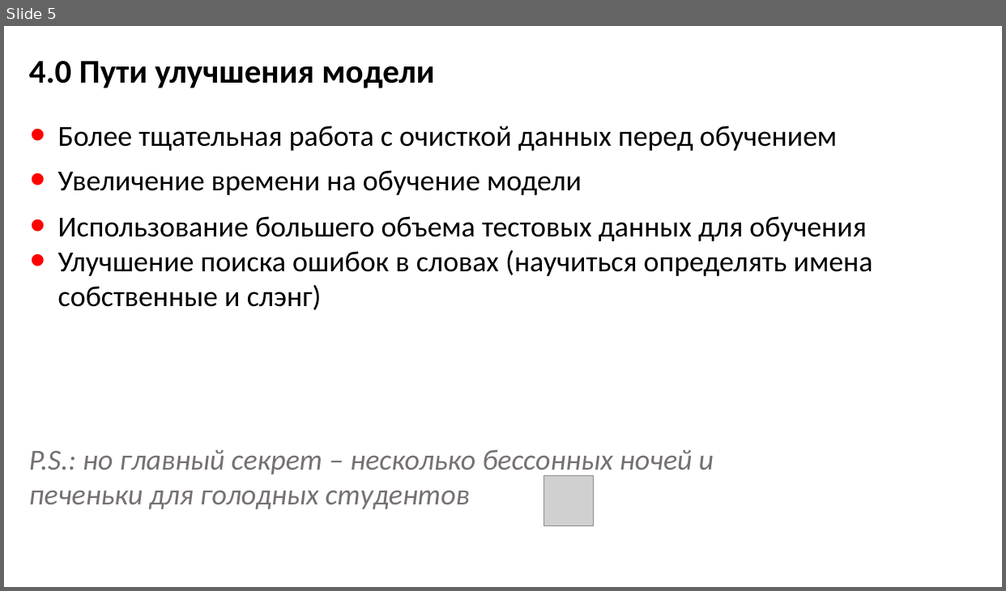
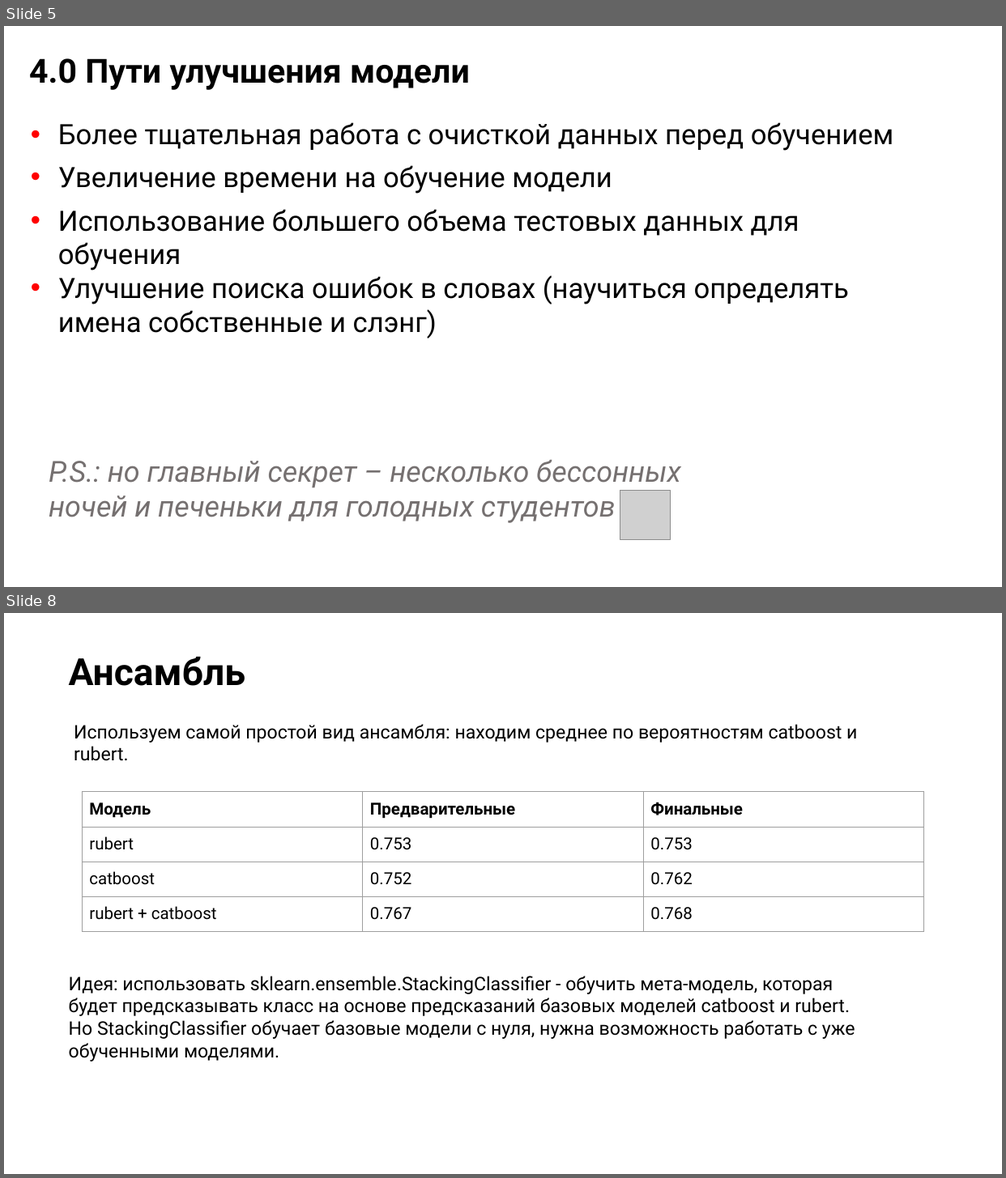
Before and after one commit to CleverShovel/iprofihack-clever, a slide deck: Преза.pptx. Shown one above the other, each under a label of ours: slide 5 before the commit, slides 5 and 8 after it; the slides between them are not shown. The pictures are 1006x591 and 1006x1178 pixels, drawn with LibreOffice and Linux fonts; fonts in the diff are those of the drawing; grey boxes stand for pictures. Boxes give left, top, right and bottom in pixels: in the first picture for what was removed or moved away, otherwise in the second. Text is boxed around its words. In the diff, an @@ line names an element or a change of style, - is before the commit and + after.

```diff
--- a/Преза.pptx
+++ b/Преза.pptx
@@ slide 8 added at (4,613,1002,1174), background #FFFFFF @@
@@ text added at (69,657,245,686), 36 pt, text #000000, bold @@
+Ансамбль
@@ text added at (74,724,857,761), 18 pt, text #000000 @@
+Используем самой простой вид ансамбля: находим среднее по вероятностям catboost и rubert.
@@ table added at (82,792,924,1037), 4 rows, 3 columns @@
+Модель | Предварительные | Финальные
+rubert | 0.753 | 0.753
+catboost | 0.752 | 0.762
+rubert + catboost | 0.767 | 0.768
@@ text added at (69,976,855,1062), 18 pt, text #000000 @@
+Идея: использовать sklearn.ensemble.StackingClassifier - обучить мета-модель, которая будет предсказывать класс на основе предсказаний базовых моделей catboost и rubert. Но StackingClassifier обучает базовые модели с нуля, нужна возможность работать с уже обученными моделями.
@@ slide 5 changed as well @@
@@ text "4.0 Пути улучшения модели" at (29,58,470,90): font Calibri to Roboto @@
@@ text "Более тщательная работа с очисткой ..." at (58,122,894,339): size 28 to 27 pt, font Calibri to Roboto; indent changed @@
@@ text "P.S.: но главный секрет – ...": place and size @@
-text "P.S.: но главный секрет – ..." at (29,450,714,510)
+text "P.S.: но главный секрет – ..." at (49,460,681,523)
@@ text "P.S.: но главный секрет – ..." at (49,460,681,523): font Calibri to Roboto, text colour #767171 to #757070 @@
@@ picture removed at (543,476,594,527) @@
@@ picture added at (620,491,671,541) @@
```
Also in this commit, not shown: 4 other slides changed, 4 other slides added.
